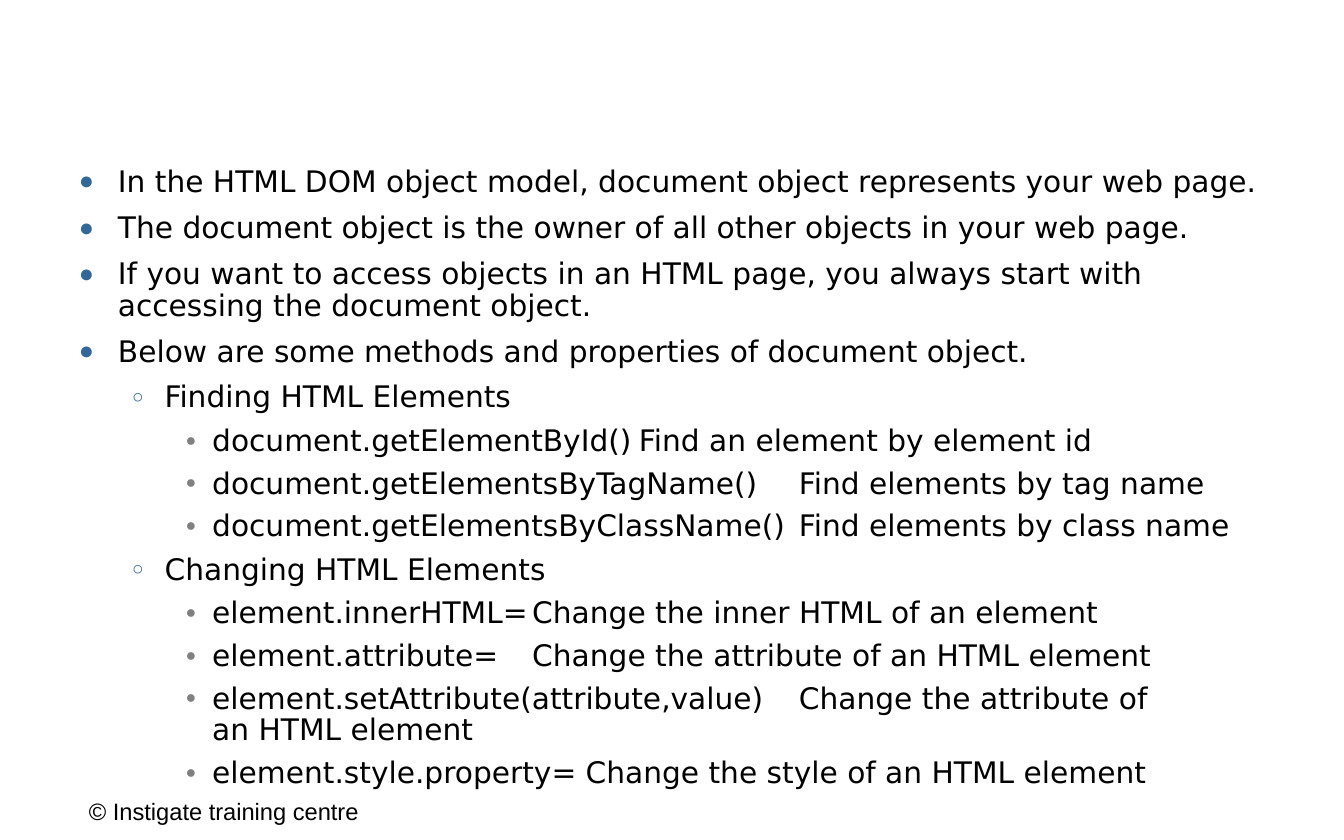
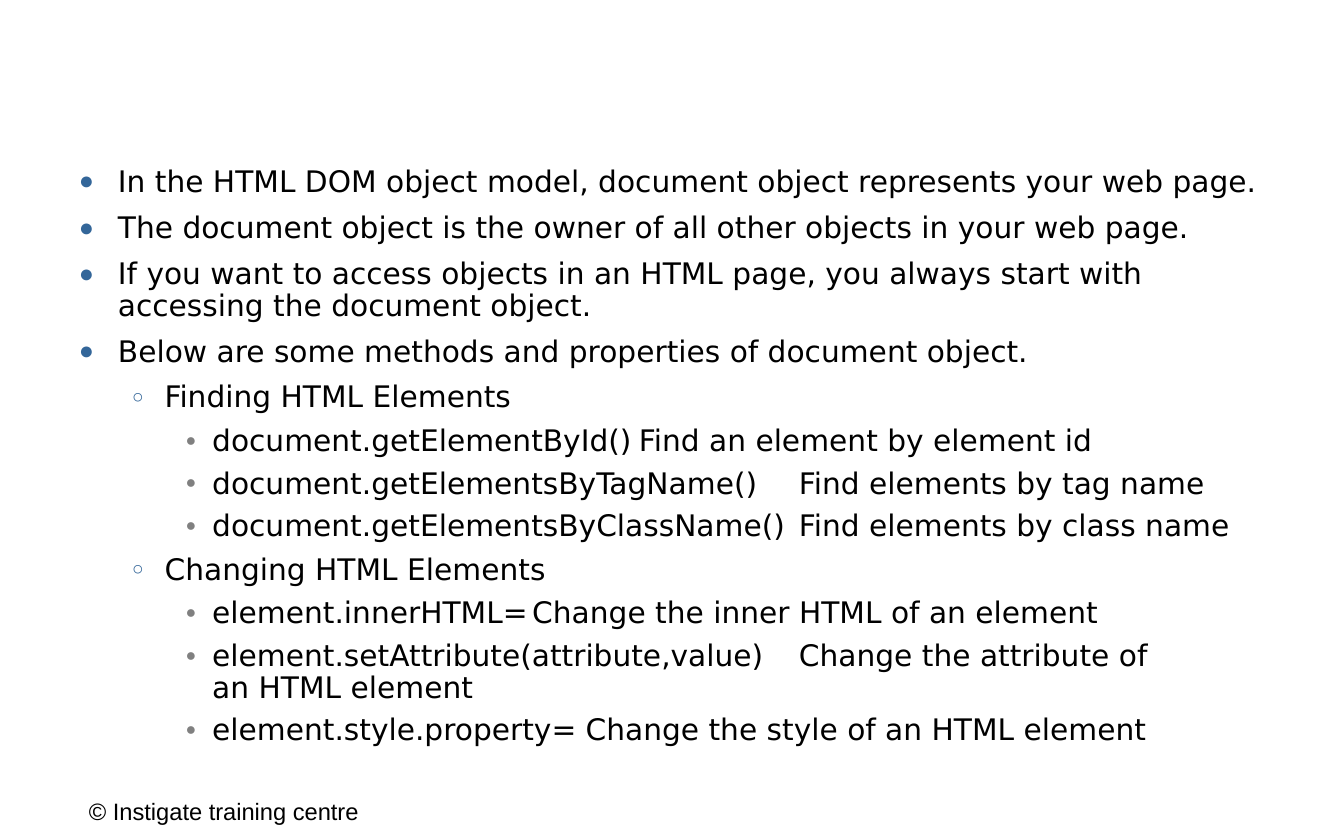
Before and after one commit to ITC-Vanadzor/ITC-7, a slide deck: slide 6 of Presentations/Javascript/5_dom.odp. Drawn at 1344x840 pixels with LibreOffice and Linux fonts; fonts in the diff are those of the drawing; background and template pictures are left out. Boxes give left, top, right and bottom in pixels: in the first picture for what was removed or moved away, otherwise in the second. Text is boxed around its words. In the diff, an @@ line names an element or a change of style, - is before the commit and + after.

```diff
--- a/Presentations/Javascript/5_dom.odp
+++ b/Presentations/Javascript/5_dom.odp
@@ text at (x1=212, y1=643, x2=1151, y2=672): paragraph removed @@
-    ● element.attribute= Change the attribute of an HTML element
```
Also in this commit, not shown: 19 other slides changed, 3 other files.
